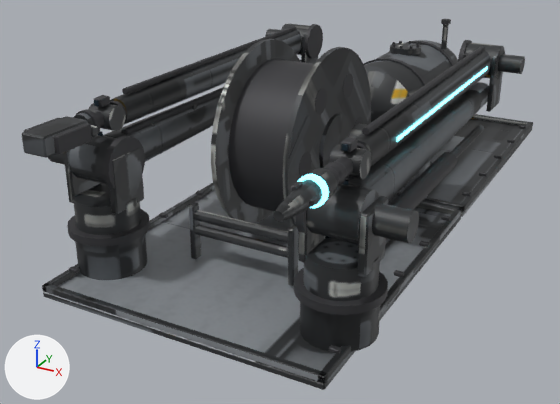
Before and after pictures for a commit that changed the FBX model modules/Vanguard/Assets/Models/SkywellKit.fbx.
Rendered twice from a 50 mm camera at (2.7, -6.19, 2.87) aimed at (-0.34, -0.66, 0.1). Every picture has the same lights, and +X, +Y and +Z are marked at lower left. The first picture is the older version. Where no turn or scale is listed for an object, it has been applied to the vertices. Vertices at exactly the same position are counted once.

The first picture shows 'Base', 'Base2', 'Cassette2', 'Dark', 'Dark.001', 'Forearm', 'Forearm2', 'Nozzle', 'Shoulder', 'Shoulder2', 'Skin', 'UpperArm', 'UpperArm2' and 19 more.
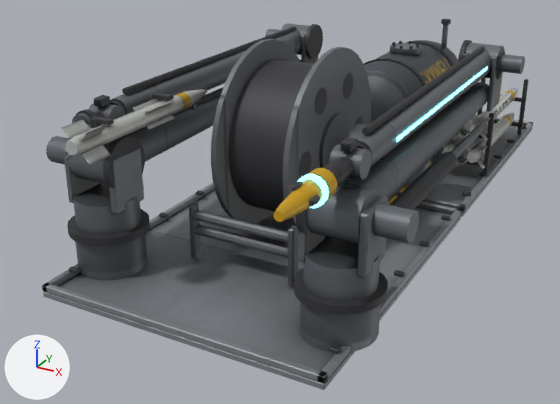
Where the change shows, as pixel boxes (x1, y1, x2, y2) in the pictures (560 x 404 px):
'Dark', reshaped: before (69, 19, 526, 354); after (69, 19, 529, 354)
'Cassette2', reshaped (92% wider, 67% taller): before (22, 113, 98, 158); after (61, 89, 208, 165)
part 1 of me_shoulder, surface changed (lighter): (306, 185, 419, 243) in both
part 2 of me_skin, added: after (442, 88, 518, 169)
part 3 of me_skin, surface changed: (43, 26, 533, 390) in both
part 4 of me_forearm2, surface changed: before (112, 23, 310, 124); after (112, 23, 310, 114)
part 5 of me_nozzle, surface changed (grey to yellow): (273, 168, 337, 222) in both
part 6 of me_base2, surface changed: (63, 148, 147, 280) in both
part 7 of me_dark, added: after (437, 113, 495, 176)
part 8 of me_dark, added: after (477, 78, 529, 135)
part 9 of me_base, surface changed: (298, 196, 388, 352) in both
part 10 of me_cassette2, built on: before (23, 116, 88, 158); after (61, 89, 208, 165)
part 11 of me_cassette2, surface changed: before (22, 113, 98, 158); after (72, 113, 92, 129)
part 12 of me_forearm, surface changed (lighter): (356, 43, 525, 166) in both

What changed in the scene script:
```text
Change me_cassette2:
    remove me_cassette2.from_pydata(...)  # 80 vertices, 70 faces; spans x -0.16..0.16, y -0.53..-0.04, z -0.085..0.085
    add me_cassette2.from_pydata(...)  # 349 vertices, 364 faces; spans x -0.085..0.359, y -0.45..1.12, z -0.109..0.109
    me_cassette2 part 10: 36 vertices moved from x -0.16..0.16, y -0.53..-0.09, z -0.07..0.07 to x -0.03..0.27, y -0.15..-0.09, z -0.03..0.03; 12 vertices removed from x -0.1..0.1, y -0.12..-0.11, z -0.07..0.07; 281 vertices added at x 0.13..0.359, y -0.45..1.12, z -0.109..0.109
    me_cassette2 part 11: 53 kept faces spanning x -0.085..0.27, y -0.15..-0.04, z -0.085..0.085 get new texture (UV) coordinates
Change me_base:
    where me_base.from_pydata(...)  # 128 vertices, 96 faces; spans x -0.26..0.26, y -0.26..0.26, z 0.0..0.94
    me_base part 9: texture (UV) coordinates of 96 of 96 faces, centred in x -0.254..0.254, y -0.254..0.254, z 0.0..0.94, changed; they spanned u 0.03..0.94, v 0.0..0.96 and now span u 0.03..0.91, v 0.0..0.93
Change me_skin:
    remove me_skin.from_pydata(...)  # 1066 vertices, 916 faces; spans x -1.12..1.12, y -2.77..2.77, z 0.0..1.6
    add me_skin.from_pydata(...)  # 2254 vertices, 2212 faces; spans x -1.12..1.12, y -2.77..2.77, z 0.0..1.6
    me_skin part 2: 594 vertices added at x 0.62..1.08, y 0.72..2.37, z 0.19..0.69
    me_skin part 3: 916 kept faces spanning x -1.12..1.12, y -2.77..2.77, z 0.0..1.6 get new texture (UV) coordinates
    other edits to the shape of me_skin do not show in these pictures
Change me_shoulder:
    where me_shoulder.from_pydata(...)  # 68 vertices, 38 faces; spans x -0.17..0.45, y -0.17..0.17, z -0.17..0.17
    me_shoulder part 1: texture (UV) coordinates of 38 of 38 faces, centred in x -0.17..0.45, y -0.166..0.166, z -0.166..0.166, changed; they spanned u 0.13..0.97, v 0.0..0.98 and now span u 0.19..0.94, v 0.11..0.94
Change me_base2:
    where me_base2.from_pydata(...)  # 128 vertices, 96 faces; spans x -0.26..0.26, y -0.26..0.26, z 0.0..0.94
    me_base2 part 6: texture (UV) coordinates of 96 of 96 faces, centred in x -0.254..0.254, y -0.254..0.254, z 0.0..0.94, changed; they spanned u 0.01..0.97, v 0.08..0.95 and now span u 0.1..0.94, v 0.06..0.91
Change me_dark:
    remove me_dark.from_pydata(...)  # 1188 vertices, 950 faces; spans x -1.09..1.09, y -2.52..2.52, z 0.09..1.45
    add me_dark.from_pydata(...)  # 1572 vertices, 1366 faces; spans x -1.1..1.1, y -2.52..2.52, z 0.09..1.45
    me_dark part 7: 96 vertices added at x 0.6..1.1, y 0.83..0.88, z 0.1..0.72
    me_dark part 8: 96 vertices added at x 0.6..1.1, y 2.22..2.28, z 0.1..0.72
    other edits to the shape of me_dark do not show in these pictures
Change me_forearm:
    where me_forearm.from_pydata(...)  # 157 vertices, 130 faces; spans x -0.15..0.35, y -2.85..0.15, z -0.15..0.15
    me_forearm part 12: texture (UV) coordinates of 130 of 130 faces, centred in x -0.15..0.35, y -2.85..0.15, z -0.15..0.15, changed; they spanned u 0.3..0.99, v 0.21..0.99 and now span u 0.28..0.98, v 0.02..0.98
Change me_nozzle:
    where me_nozzle.from_pydata(...)  # 80 vertices, 52 faces; spans x -0.09..0.09, y -0.72..-0.2, z -0.09..0.09
    me_nozzle part 5: texture (UV) coordinates of 52 of 52 faces, centred in x -0.087..0.087, y -0.72..-0.2, z -0.087..0.087, changed; they spanned u 0.03..0.99, v 0.0..0.99 and now span u 0.49..0.98, v 0.11..0.97
Change me_forearm2:
    where me_forearm2.from_pydata(...)  # 157 vertices, 130 faces; spans x -0.35..0.15, y -2.85..0.15, z -0.15..0.15
    me_forearm2 part 4: texture (UV) coordinates of 130 of 130 faces, centred in x -0.35..0.15, y -2.85..0.15, z -0.15..0.15, changed; they spanned u 0.0..0.99, v 0.0..0.98 and now span u 0.19..0.98, v 0.06..0.98
```
